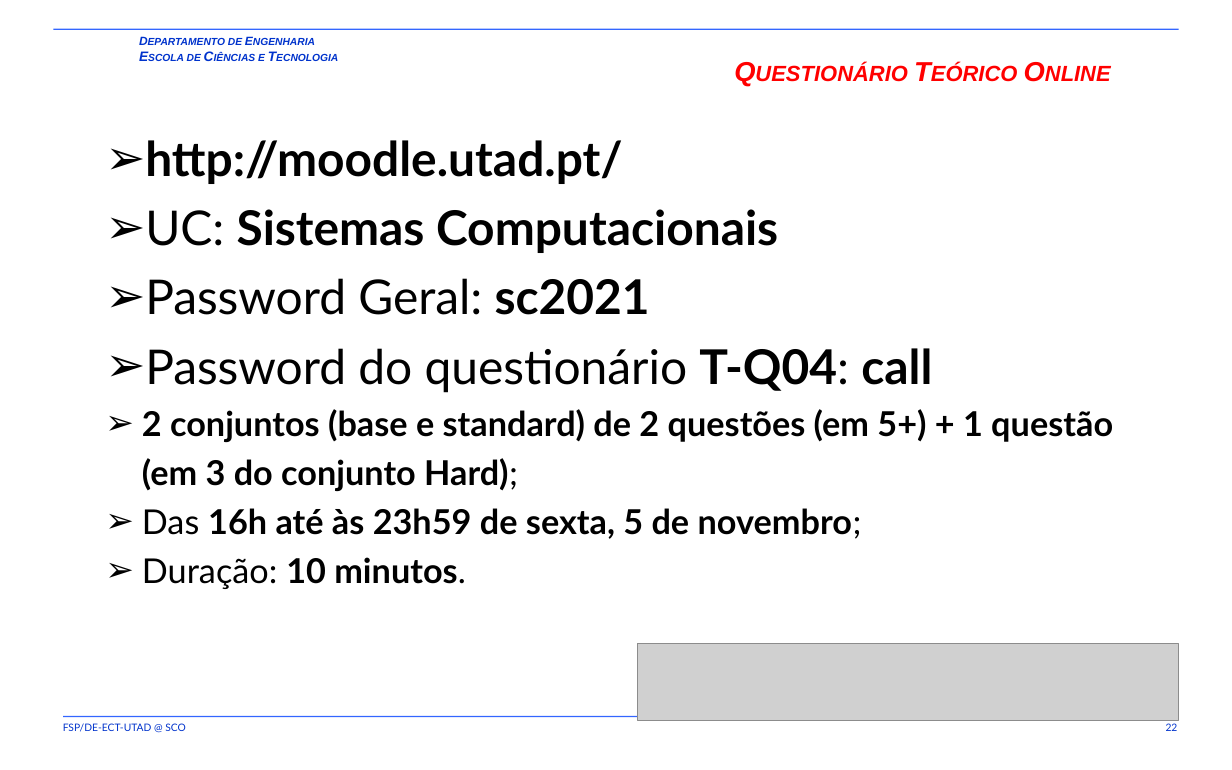
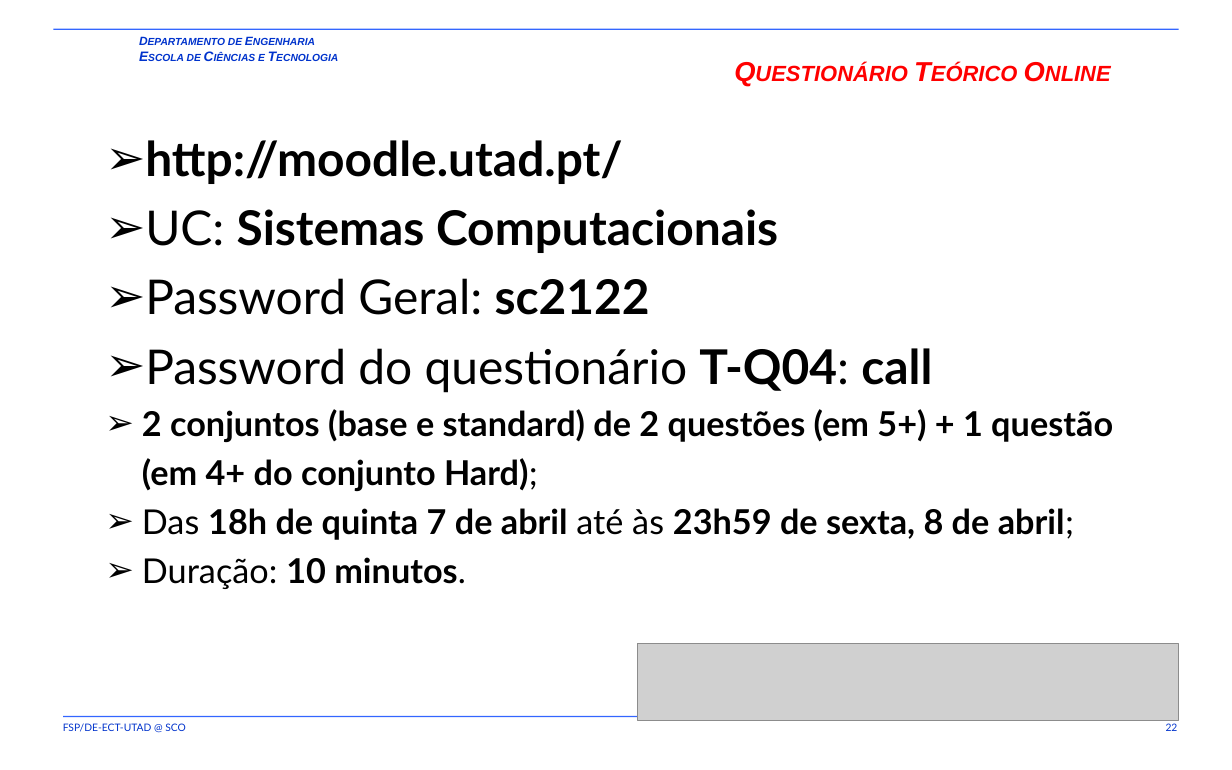
Before and after one commit to fsp864/UTAD-SCO, a slide deck: slide 22 of aulas/t/old/SCO-T1-A07-A08.pptx. Drawn at 1232x770 pixels with LibreOffice and Linux fonts; fonts in the diff are those of the drawing; grey boxes stand for pictures; background and template pictures are left out. Boxes give left, top, right and bottom in pixels: in the first picture for what was removed or moved away, otherwise in the second. Text is boxed around its words. In the diff, an @@ line names an element or a change of style, - is before the commit and + after.

```diff
--- a/aulas/t/old/SCO-T1-A07-A08.pptx
+++ b/aulas/t/old/SCO-T1-A07-A08.pptx
@@ text at [145, 278, 650, 315]: text changed @@
-  ➢ Password Geral: sc2021
+  ➢ Password Geral: sc2122
@@ text at [142, 409, 1113, 540]: text changed @@
-  ➢ 2 conjuntos (base e standard) de 2 questões (em 5+) + 1 questão (em 3 do conjunto Hard);
-  ➢ Das 16h até às 23h59 de sexta, 5 de novembro;
+  ➢ 2 conjuntos (base e standard) de 2 questões (em 5+) + 1 questão (em 4+ do conjunto Hard);
+  ➢ Das 18h de quinta 7 de abril até às 23h59 de sexta, 8 de abril;
```
Also in this commit, not shown: 6 other files.
